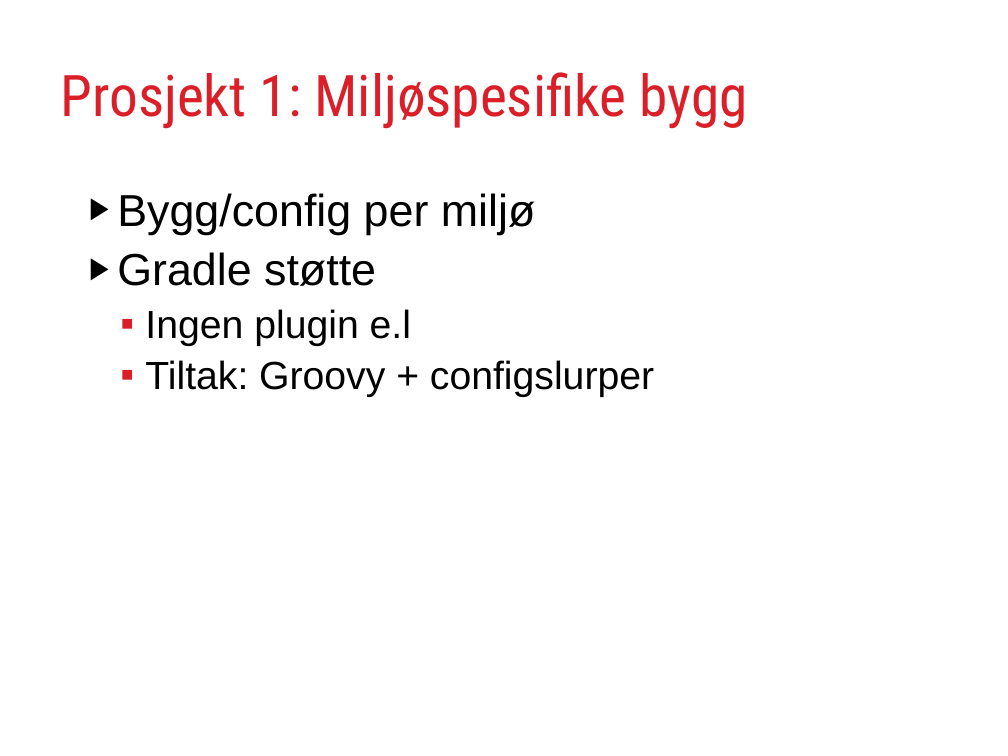
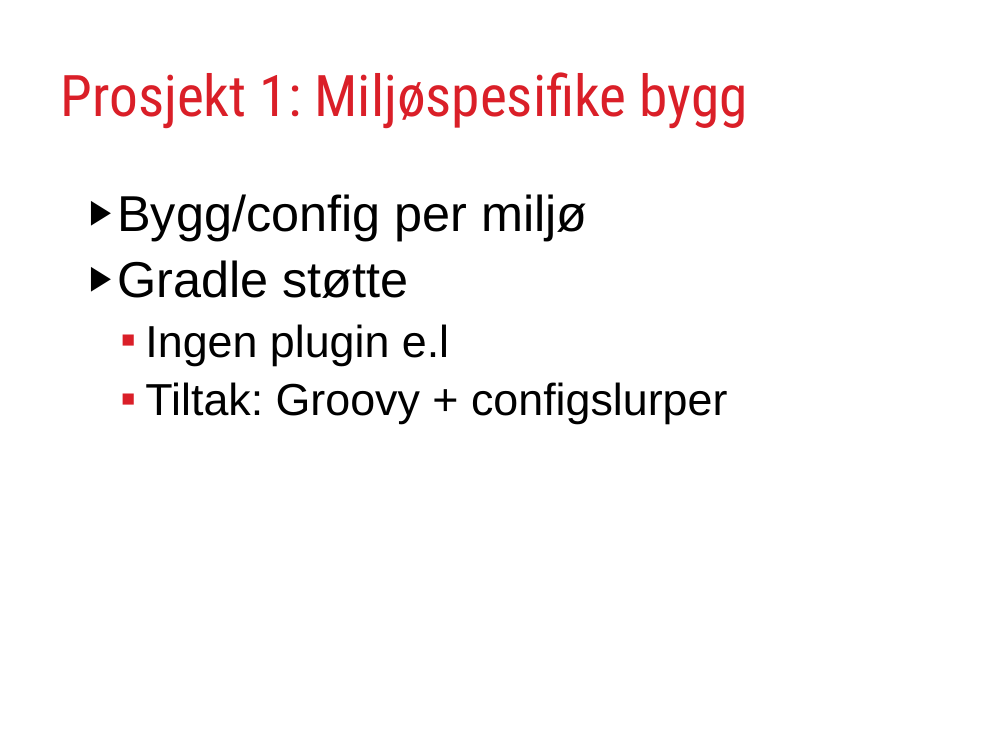
Before and after one commit to rundis/GradleJZ2012, a slide deck: slide 13 of GradleYourBuild.ppt. Drawn at 1008x756 pixels with LibreOffice and Linux fonts; fonts in the diff are those of the drawing. Boxes give left, top, right and bottom in pixels: in the first picture for what was removed or moved away, otherwise in the second. Text is boxed around its words. In the diff, an @@ line names an element or a change of style, - is before the commit and + after.

```diff
--- a/GradleYourBuild.ppt
+++ b/GradleYourBuild.ppt
@@ text "Bygg/config per miljø" at <box>117,194,727,424</box>: size 32 to 36 pt in "Bygg/config per miljø", "Gradle støtte"; size 28 to 32 pt in "Ingen plugin e.l", "Tiltak: Groovy + configslurper" @@
```
Also in this commit, not shown: 8 other slides changed, 1 slide added, 6 other files.
